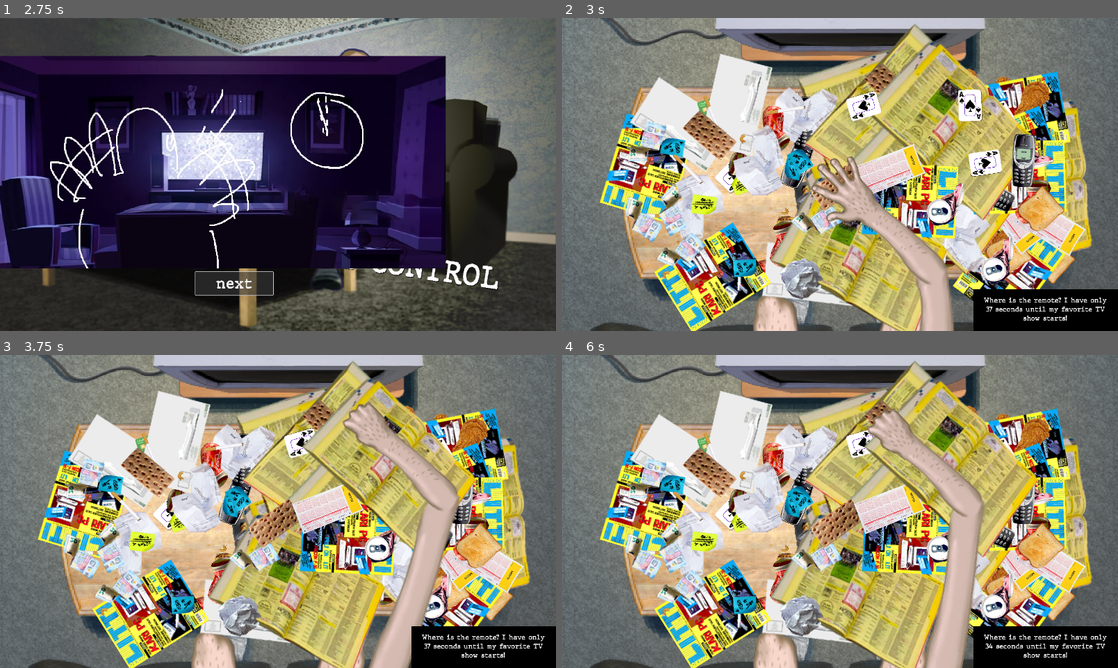
Above: before the commit, frames 1-4 (two rows, left to right).
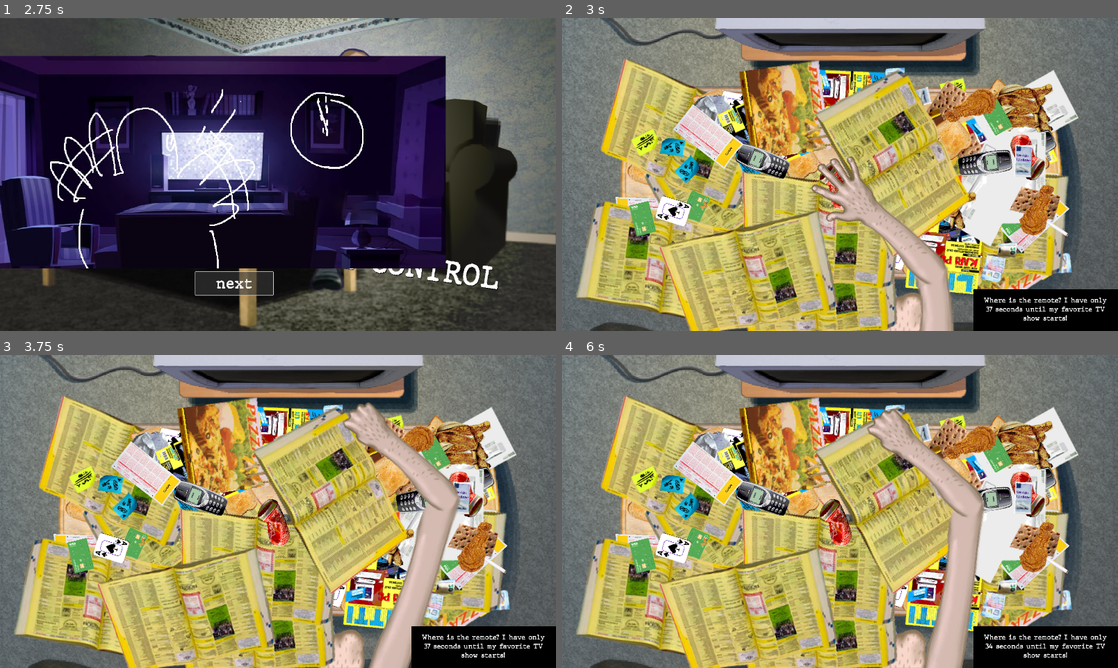
Above: after the commit, the same moments.

Repository: Hesuvius/LOST_CONTROL
Game: Godot game, scene res://start_menu/menu.tscn
The game is run twice, just before and just after one commit, with the same random seed, the same clock (stepped at 60 frames per second) and the same inputs.
Inputs (mouse positions are in pixels of both pictures, inside the frame that each line leads up to):
- Up to frame 1 (2.75 s): click "start" at 0.5 s; click "next" at 1.25 s; click "next" at 2 s
- Up to frame 2 (3 s): click "next" at 2.75 s
- Up to frame 3 (3.75 s): tap Enter at 3.5 s; move the mouse to (305, 511) at 3.52 s; click (305, 511) at 3.67 s
- Up to frame 4 (6 s): tap Space at 4.25, 5.75 s; move the mouse to (812, 511) at 4.27 s; click (812, 511) at 4.42 s; tap Enter at 5 s; move the mouse to (851, 505) at 5.02 s; click (851, 505) at 5.17 s; move the mouse to (834, 517) at 5.77 s; click (834, 517) at 5.92 s

Frame 1 is identical in both runs. In frame 2, 62% of the frame differs, in the area x 2-96%, y 1-100%; in frame 3, 61%; in frame 4, 61%.

Commit message:
efektimiehen paluu

Diff:
--- a/Lost Control/items.gd
+++ b/Lost Control/items.gd
@@ -68,3 +68,5 @@
 		if item.touching and item.z_index > highest_z_index:
 			highest_z_index = item.z_index
 			selected = item
+	if (selected):
+		get_parent().itemSounds.play()
--- a/Lost Control/main.gd
+++ b/Lost Control/main.gd
@@ -2,6 +2,7 @@
 
 @onready var timer = $Timer
 @onready var items = $Items
+@onready var itemSounds = $ItemSounds
 
 var is_win = false
 
--- a/Lost Control/main.tscn
+++ b/Lost Control/main.tscn
@@ -1,22 +1,28 @@
-[gd_scene load_steps=43 format=3 uid="uid://cae4ax4c544ox"]
+[gd_scene load_steps=48 format=3 uid="uid://cae4ax4c544ox"]
 
 [ext_resource type="Script" path="res://item.gd" id="1_cqr2q"]
 [ext_resource type="Script" path="res://main.gd" id="1_g2hj1"]
 [ext_resource type="Script" path="res://items.gd" id="2_iqr4c"]
+[ext_resource type="AudioStream" uid="uid://dt27qes5k8mix" path="res://sound and music/trash_sounds/blop.mp3" id="3_4100p"]
 [ext_resource type="Texture2D" uid="uid://csphecbx8q5yu" path="res://graphics/scene.png" id="3_r6fis"]
+[ext_resource type="AudioStream" uid="uid://tsnap0s36xn5" path="res://sound and music/trash_sounds/hrrump.mp3" id="4_mif1y"]
 [ext_resource type="Script" path="res://player.gd" id="4_r86g5"]
 [ext_resource type="Texture2D" uid="uid://30iqki0hs17x" path="res://graphics/roskaa/bread.png" id="4_ttyvi"]
 [ext_resource type="Texture2D" uid="uid://bq71g4yymlmot" path="res://graphics/arm_colored.png" id="4_xob2e"]
+[ext_resource type="AudioStream" uid="uid://dv665noqvo3un" path="res://sound and music/trash_sounds/klank.mp3" id="5_3k1s5"]
 [ext_resource type="Texture2D" uid="uid://b4hp8y1djaa0g" path="res://graphics/remote.png" id="5_dnknw"]
 [ext_resource type="Texture2D" uid="uid://dq0m250j05kcr" path="res://graphics/roskaa/money.png" id="6_5c3lw"]
 [ext_resource type="Texture2D" uid="uid://cosa2bue8fm4t" path="res://graphics/whole_arm.png" id="6_ufxyi"]
+[ext_resource type="AudioStream" uid="uid://c8lxb4llolk4c" path="res://sound and music/trash_sounds/pong.mp3" id="7_aiwhj"]
 [ext_resource type="Script" path="res://remote.gd" id="7_jl611"]
 [ext_resource type="AudioStream" uid="uid://bpalnqom5i0cn" path="res://sound and music/lost_remote_02.mp3" id="7_r6tol"]
 [ext_resource type="Texture2D" uid="uid://cim02uxxj2qux" path="res://graphics/roskaa/puhelin.png" id="7_tl1me"]
+[ext_resource type="AudioStream" uid="uid://850niyp6ient" path="res://sound and music/trash_sounds/proot.mp3" id="8_2ta3y"]
 [ext_resource type="Script" path="res://timer.gd" id="8_exfkf"]
 [ext_resource type="Texture2D" uid="uid://btmlt5hern0ya" path="res://graphics/roskaa/tollo.png" id="8_lbv7d"]
 [ext_resource type="Script" path="res://music.gd" id="8_ob2dm"]
 [ext_resource type="Texture2D" uid="uid://cd5778bgu5rad" path="res://graphics/roskaa/tumppi_1.png" id="9_i5px8"]
+[ext_resource type="AudioStream" uid="uid://cs7ssnk4ehkrd" path="res://sound and music/trash_sounds/splurts.mp3" id="9_mindv"]
 [ext_resource type="Script" path="res://help.gd" id="9_r2gfw"]
 [ext_resource type="Texture2D" uid="uid://ckhwqgxutw6q3" path="res://graphics/roskaa/tumppi_2.png" id="10_t3nv1"]
 [ext_resource type="Texture2D" uid="uid://d1b8nt5w71qlg" path="res://graphics/roskaa/tumppi_3.png" id="11_1ctf4"]
@@ -36,7 +42,23 @@
 [ext_resource type="Texture2D" uid="uid://cymota14uso2" path="res://graphics/roskaa/bansku.png" id="26_qdr7x"]
 [ext_resource type="Texture2D" uid="uid://cn7165vvh000k" path="res://graphics/roskaa/kirje.png" id="27_i3ibl"]
 [ext_resource type="Texture2D" uid="uid://b0tk45sc7ilp7" path="res://graphics/roskaa/papers.png" id="28_t7km5"]
+[ext_resource type="Texture2D" uid="uid://cwqjbrwfpiadd" path="res://graphics/roskaa/nessu.png" id="36_0bo41"]
 [ext_resource type="FontFile" uid="uid://h0v8h3l3cdpa" path="res://Fonts/typewriter font/JMH Typewriter-Bold.ttf" id="33_hrx1w"]
+
+[sub_resource type="AudioStreamRandomizer" id="AudioStreamRandomizer_mw1fs"]
+streams_count = 6
+stream_0/stream = ExtResource("3_4100p")
+stream_0/weight = 1.0
+stream_1/stream = ExtResource("4_mif1y")
+stream_1/weight = 1.0
+stream_2/stream = ExtResource("5_3k1s5")
+stream_2/weight = 1.0
+stream_3/stream = ExtResource("7_aiwhj")
+stream_3/weight = 1.0
+stream_4/stream = ExtResource("8_2ta3y")
+stream_4/weight = 1.0
+stream_5/stream = ExtResource("9_mindv")
+stream_5/weight = 1.0
 
 [sub_resource type="RectangleShape2D" id="RectangleShape2D_vo865"]
 size = Vector2(72, 224)
@@ -66,6 +88,10 @@
 scale = Vector2(2, 2)
 texture = ExtResource("3_r6fis")
 metadata/_edit_lock_ = true
+
+[node name="ItemSounds" type="AudioStreamPlayer" parent="."]
+stream = SubResource("AudioStreamRandomizer_mw1fs")
+volume_db = -20.0
 
 [node name="Items" type="Node" parent="."]
 script = ExtResource("2_iqr4c")
@@ -373,7 +399,7 @@
 z_as_relative = false
 position = Vector2(1319, 726)
 rotation = 0.60912
-scale = Vector2(2.22, 2.22)
+scale = Vector2(1.72, 1.72)
 texture = ExtResource("26_qdr7x")
 script = ExtResource("1_cqr2q")
 
@@ -412,6 +438,21 @@
 
 [node name="CollisionPolygon2D" type="CollisionPolygon2D" parent="Items/Papers/Area2D"]
 polygon = PackedVector2Array(-11.5, -51.6, -11.5, -48.7, 5.5, -26, 29, -37, 34.5, -37, 42.4, -42.3, 44.5, -41.2, 44.5,  …(269 unchanged characters)…
+metadata/_edit_lock_ = true
+
+[node name="Nessu" type="Sprite2D" parent="Items"]
+z_as_relative = false
+position = Vector2(323, 721)
+rotation = -0.333358
+scale = Vector2(1.11, 1.11)
+texture = ExtResource("36_0bo41")
+script = ExtResource("1_cqr2q")
+
+[node name="Area2D" type="Area2D" parent="Items/Nessu"]
+metadata/_edit_lock_ = true
+
+[node name="CollisionPolygon2D" type="CollisionPolygon2D" parent="Items/Nessu/Area2D"]
+polygon = PackedVector2Array(30.5, -49.9, 30.5, 52, -30.5, 52, -30.5, -49.2, -28.5, -50.2, -28.5, -52, -25.8, -52)
 metadata/_edit_lock_ = true
 
 [node name="Player" type="CharacterBody2D" parent="."]
@@ -525,4 +566,6 @@
 [connection signal="body_exited" from="Items/Kirje/Area2D" to="Items/Kirje" method="_on_area_2d_body_exited"]
 [connection signal="body_entered" from="Items/Papers/Area2D" to="Items/Papers" method="_on_area_2d_body_entered"]
 [connection signal="body_exited" from="Items/Papers/Area2D" to="Items/Papers" method="_on_area_2d_body_exited"]
+[connection signal="body_entered" from="Items/Nessu/Area2D" to="Items/Nessu" method="_on_area_2d_body_entered"]
+[connection signal="body_exited" from="Items/Nessu/Area2D" to="Items/Nessu" method="_on_area_2d_body_exited"]
 [connection signal="timeout" from="Timer" to="Timer" method="_on_timeout"]
Not shown, removed: Lost Control/sound and music/trash_sounds/kling.mp3.import
Not shown, removed: Lost Control/sound and music/trash_sounds/kling.mp3
